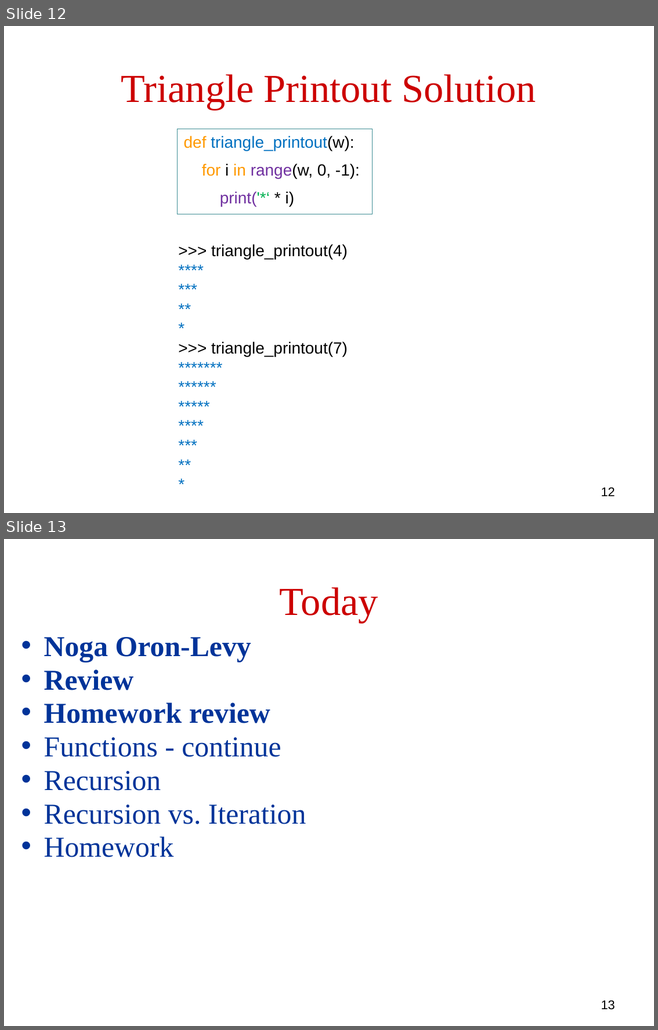
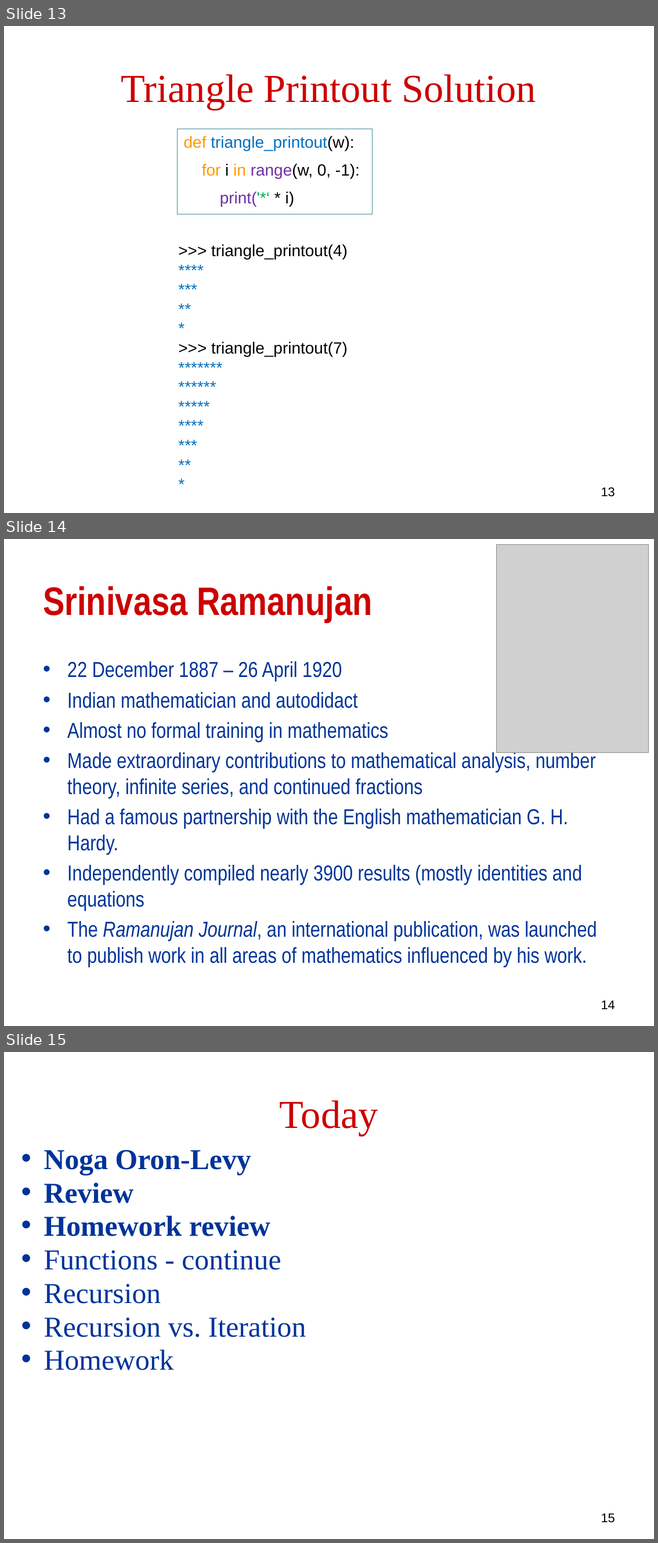
Before and after one commit to robintux/gip, a slide deck: Sessions/3/gip3.pptx. Shown one above the other, each under a label of ours: slides 12 and 13 before the commit, slides 13, 14 and 15 after it. The pictures are 658x1030 and 658x1543 pixels, drawn with LibreOffice and Linux fonts; fonts in the diff are those of the drawing; grey boxes stand for pictures. Boxes give left, top, right and bottom in pixels: in the first picture for what was removed or moved away, otherwise in the second. Text is boxed around its words. In the diff, an @@ line names an element or a change of style, - is before the commit and + after.

```diff
--- a/Sessions/3/gip3.pptx
+++ b/Sessions/3/gip3.pptx
@@ slide 14 added at <box>4,539,654,1026</box>, background #FFFFFF @@
@@ picture added at <box>496,544,648,752</box> @@
@@ title added at <box>43,586,372,622</box>, 44 pt, text #CC0000, bold @@
+Srinivasa Ramanujan
@@ text added at <box>67,661,596,967</box>, 24 pt, text #003399 @@
+• 22 December 1887 – 26 April 1920
+• Indian mathematician and autodidact
+• Almost no formal training in mathematics
+• Made extraordinary contributions to mathematical analysis, number theory, infinite series, and continued fractions
+• Had a famous partnership with the English mathematician G. H. Hardy.
+• Independently compiled nearly 3900 results (mostly identities and equations
+• The Ramanujan Journal, an international publication, was launched to publish work in all areas of mathematics influenced by his work.
@@ page number added at <box>601,1001,615,1009</box>, 14 pt, text #000000 @@
+14
@@ what was slide 12 is now slide 13 @@
@@ page number at <box>601,487,615,497</box>: text changed @@
-12
+13
@@ what was slide 13 is now slide 15 @@
@@ page number at <box>601,1514,615,1523</box>: text changed @@
-13
+15
```
Also in this commit, not shown: 3 other slides added.
